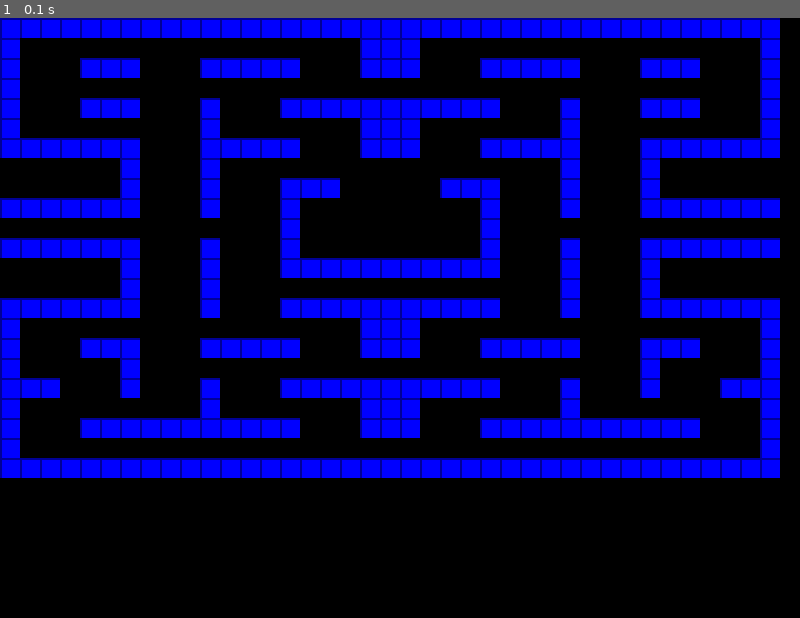
Above: before the commit, frame 1.
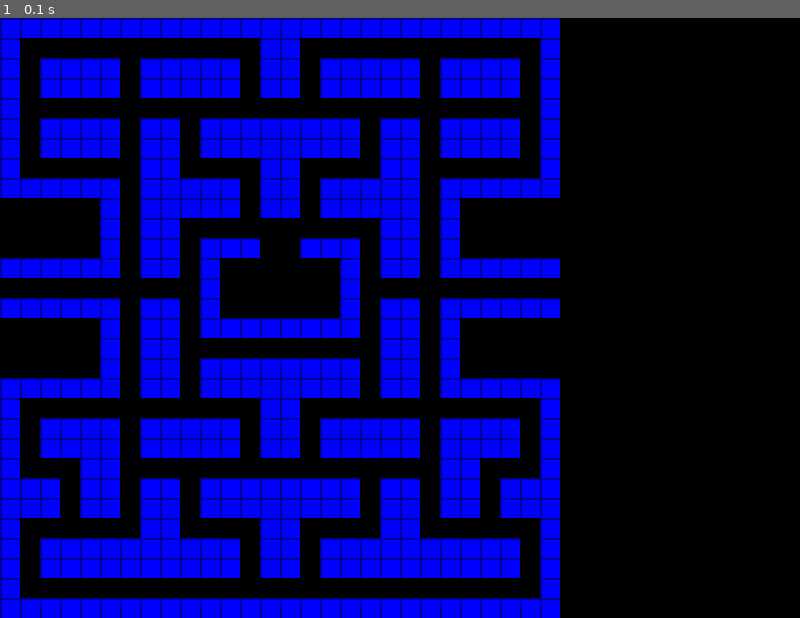
Above: after the commit, the same moment.

Repository: pavelmis03/pacman
Game: pygame game, started from src/main.py
The game is run twice, just before and just after one commit, with the same random seed, the same clock (stepped at 60 frames per second) and the same inputs.
Inputs:
- Up to frame 1 (0.1 s): no input

The runs differ from the first frame. In frame 1, 45% of the frame differs, in the area x 0-98%, y 0-100%.

Commit message:
changed field drawing

Diff:
--- a/src/field.py
+++ b/src/field.py
@@ -13,32 +13,41 @@
         self.cell_size = cell_size
         self.offset = position
         self.cells = [
-            "#######################################",
-            "# . . . * . . . . ### . . . . * . . . #",
-            "# . ### . ##### . ### . ##### . ### . #",
-            "# * . . * . * . * . . * . * . * . . * #",
-            "# . ### . # . ########### . # . ### . #",
-            "# . . . * # . . . ### . . . # * . . . #",
-            "####### . ##### . ### . ##### . #######",
-            "      # . # . . * . . * . . # . #      ",
-            "      # . # . ### - - ### . # . #      ",
-            "####### . # . #         # . # . #######",
-            "        * . * #         # * . *        ",
-            "####### . # . #         # . # . #######",
-            "      # . # . ########### . # . #      ",
-            "      # . # * . . . . . . * # . #      ",
-            "####### . # . ########### . # . #######",
-            "# . . . * . * . . ### . . * . * . . . #",
-            "# . ### . ##### . ### . ##### . ### . #",
-            "# . . # * . * . * . . * . * . * # . . #",
-            "### . # . # . ########### . # . # . ###",
-            "# . * . . # . . . ### . . . # . . * . #",
-            "# . ########### . ### . ########### . #",
-            "# . . . . . . . * . . * . . . . . . . #",
-            "#######################################"
+            "############################",
+            "#            ##            #",
+            "# #### ##### ## ##### #### #",
+            "# #### ##### ## ##### #### #",
+            "#                          #",
+            "# #### ## ######## ## #### #",
+            "# #### ## ######## ## #### #",
+            "#      ##    ##    ##      #",
+            "###### ##### ## ##### ######",
+            "     # ##### ## ##### #     ",
+            "     # ##          ## #     ",
+            "     # ## ###--### ## #     ",
+            "###### ## #      # ## ######",
+            "          #      #          ",
+            "###### ## #      # ## ######",
+            "     # ## ######## ## #     ",
+            "     # ##          ## #     ",
+            "     # ## ######## ## #     ",
+            "###### ## ######## ## ######",
+            "#            ##            #",
+            "# #### ##### ## ##### #### #",
+            "# #### ##### ## ##### #### #",
+            "#   ##                ##   #",
+            "### ## ## ######## ## ## ###",
+            "### ## ## ######## ## ## ###",
+            "#      ##    ##    ##      #",
+            "# ########## ## ########## #",
+            "# ########## ## ########## #",
+            "#                          #",
+            "############################",
         ]
         self.WALL = '#'
         self.bump = 2 # выпуклость стен, сделай больше и посмотри что выйдет))
+
+        self.game_objects = []
 
     def process_draw(self):
         for i in range(len(self.cells)):
